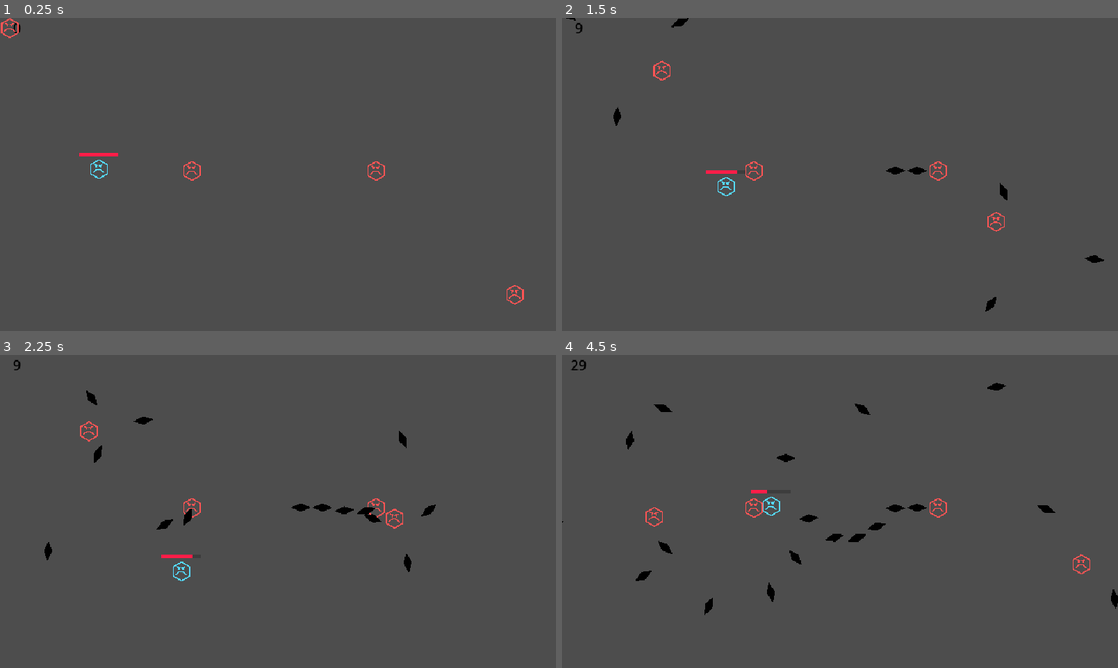
Above: before the commit, frames 1-4 (two rows, left to right).
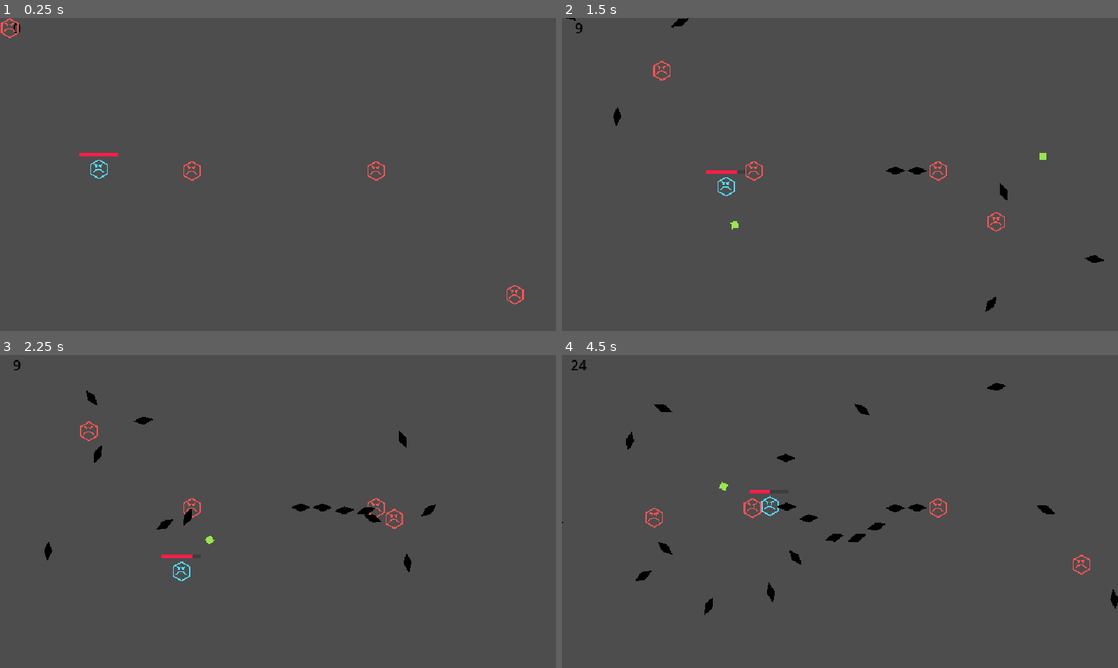
Above: after the commit, the same moments.

Repository: sushantvsb19/BulletHellJam7
Game: Godot game, scene res://Scenes/TestScene.tscn
Two runs of this game, one before a commit and one after it. Both use one fixed random seed, a clock stepped at 60 frames per second and the inputs below. The engine's default icon, where the game draws it, is replaced by a stand-in: a white triangle on a blue panel in a dark square.
Inputs (mouse positions are in pixels of both pictures, inside the frame that each line leads up to):
- Up to frame 1 (0.25 s): no input
- Up to frame 2 (1.5 s): move the mouse to (962, 158) at 0.52 s; hold D (MoveRight) 0.53-1.28 s; click (962, 158) at 0.6 s; move the mouse to (728, 190) at 1.27 s; hold S (MoveDown) from 1.28 s (still down); click (728, 190) at 1.35 s
- Up to frame 3 (2.25 s): move the mouse to (333, 442) at 2.02 s; release S (MoveDown) at 2.03 s; hold D (MoveRight) from 2.03 s (still down); click (333, 442) at 2.1 s
- Up to frame 4 (4.5 s): move the mouse to (812, 574) at 2.77 s; release D (MoveRight) at 2.78 s; hold W (MoveUp) 2.78-3.53 s; click (812, 574) at 2.85 s; move the mouse to (1006, 558) at 3.52 s; hold A (MoveLeft) from 3.53 s (still down); click (1006, 558) at 3.6 s; move the mouse to (673, 464) at 4.27 s; click (673, 464) at 4.35 s

Frame 1 is identical in both runs. In frame 2, less than 0.1% of the frame differs, in the area x 30-88%, y 43-68%; in frame 3, less than 0.1%; in frame 4, 0.4%, in the area x 0-100%, y 1-81%.

Commit message:
added player_bullets
Player is now shooting bullets, but collisions are not configured yet.

Diff:
--- a/Objects/Shooter.tscn
+++ b/Objects/Shooter.tscn
@@ -6,6 +6,7 @@
 [sub_resource type="CircleShape2D" id="CircleShape2D_5xhx6"]
 
 [node name="Shooter" type="CharacterBody2D" unique_id=621727643]
+motion_mode = 1
 script = ExtResource("2_5xhx6")
 
 [node name="Sprite2D" type="Sprite2D" parent="." unique_id=184999129]
--- /dev/null
+++ b/Objects/bullet_player.tscn
@@ -0,0 +1,22 @@
+[gd_scene format=3 uid="uid://b2fe3chix1us1"]
+
+[ext_resource type="Script" uid="uid://bvbeari3rhv73" path="res://Scripts/bullet_player.gd" id="1_lnrdm"]
+[ext_resource type="Texture2D" uid="uid://cd2qvinnqm5tm" path="res://Assets/bullet.png" id="2_16j4i"]
+
+[sub_resource type="RectangleShape2D" id="RectangleShape2D_fsocj"]
+size = Vector2(8, 8)
+
+[node name="Bullet_player" type="Area2D" unique_id=2112161089]
+collision_layer = 2
+script = ExtResource("1_lnrdm")
+
+[node name="Sprite2D" type="Sprite2D" parent="." unique_id=473059169]
+texture = ExtResource("2_16j4i")
+
+[node name="CollisionShape2D" type="CollisionShape2D" parent="." unique_id=262104826]
+shape = SubResource("RectangleShape2D_fsocj")
+
+[node name="VisibleOnScreenEnabler2D" type="VisibleOnScreenEnabler2D" parent="." unique_id=1998644485]
+rect = Rect2(-4, -4, 8, 8)
+
+[connection signal="screen_exited" from="VisibleOnScreenEnabler2D" to="." method="_on_visible_on_screen_enabler_2d_screen_exited"]
--- /dev/null
+++ b/Scripts/bullet_player.gd
@@ -0,0 +1,18 @@
+extends Area2D
+
+var speed = 500
+
+
+
+
+
+func _physics_process(delta: float) -> void:
+	position += transform.x * speed * delta
+
+
+
+
+
+
+func _on_visible_on_screen_enabler_2d_screen_exited() -> void:
+	queue_free()
--- a/Scripts/player.gd
+++ b/Scripts/player.gd
@@ -4,6 +4,7 @@
 @onready var health_bar = $HealthBar
 var health = 10
 var move_speed = 100
+var bullet_scene = preload("res://Objects/bullet_player.tscn")
 
 var _movement_input: Vector2 = Vector2()
 
@@ -30,8 +31,17 @@
 	if Input.is_action_pressed("MoveRight"):
 		_movement_input.x += 1
 
+	if Input.is_action_just_pressed("Shoot"):
+		var bullet_instance = bullet_scene.instantiate()
+		get_tree().root.add_child(bullet_instance)
+		bullet_instance.global_position = self.global_position
+		bullet_instance.look_at(get_global_mouse_position())
+
+
 	velocity = _movement_input.normalized()*move_speed
 	move_and_slide()
+
+
 
 func take_damage(amount: int):
 	health-=amount
--- a/project.godot
+++ b/project.godot
@@ -53,6 +53,11 @@
 "events": [Object(InputEventKey,"resource_local_to_scene":false,"resource_name":"","device":-1,"window_id":0,"alt_press …(192 unchanged characters)…
 ]
 }
+Shoot={
+"deadzone": 0.2,
+"events": [Object(InputEventMouseButton,"resource_local_to_scene":false,"resource_name":"","device":-1,"window_id":0,"alt_pressed":false,"shift_pressed":false,"ctrl_pressed":false,"meta_pressed":false,"button_mask":0,"position":Vector2(0, 0),"global_position":Vector2(0, 0),"factor":1.0,"button_index":1,"canceled":false,"pressed":false,"double_click":false,"script":null)
+]
+}
 
 [physics]
 
Binary file added: Assets/bullet.png
Not shown, added: Assets/bullet.png.import
Not shown, added: Scripts/bullet_player.gd.uid
